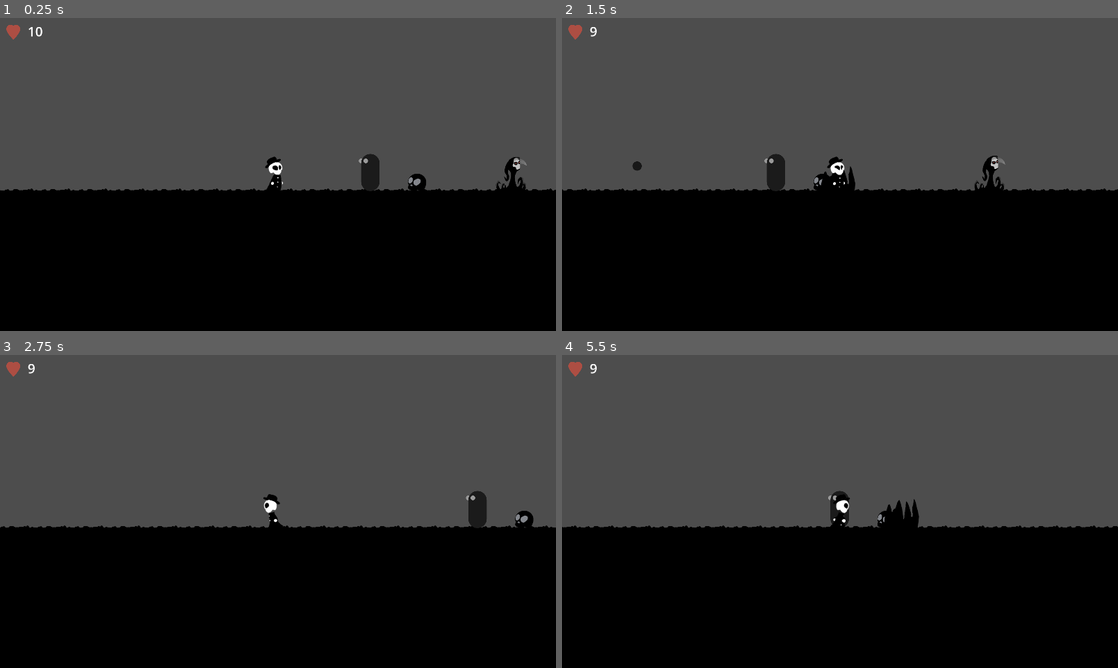
Above: before the commit, frames 1-4 (two rows, left to right).
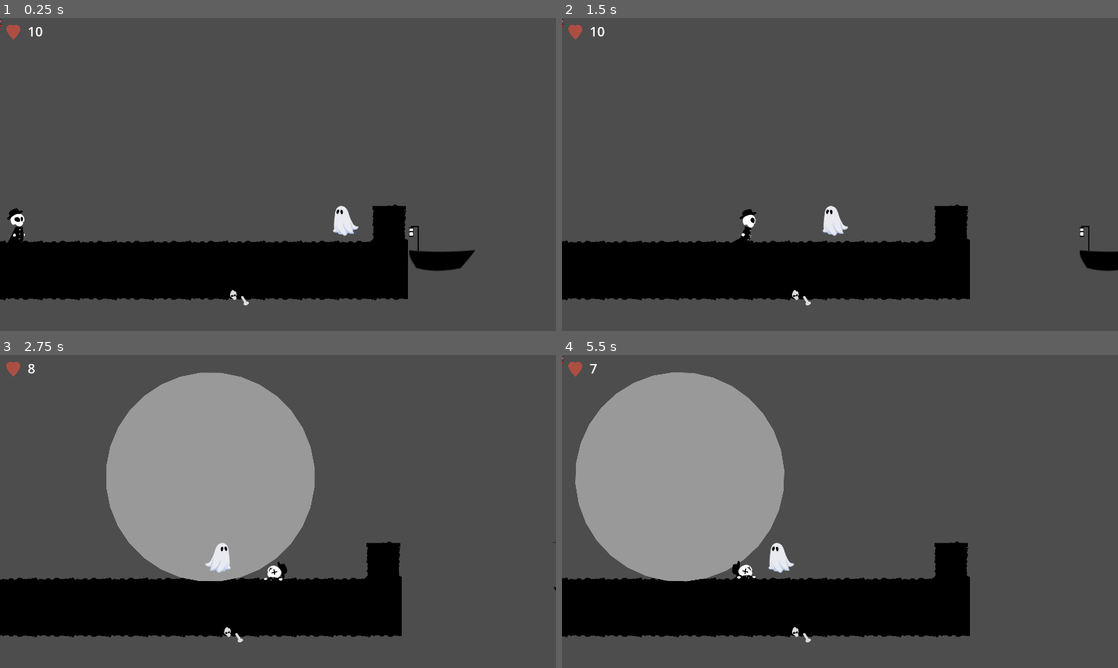
Above: after the commit, the same moments.

Repository: code-langba/you-game
Game: Godot game, scene res://scenes/levels/3.tscn
Same seed, same stepped clock (60 frames per second), same inputs: the game is played once before the commit and once after it. This scene is started directly instead of the project's main scene.
Inputs:
- Up to frame 1 (0.25 s): no input
- Up to frame 2 (1.5 s): tap Enter (ui_accept) at 0.5 s; hold D (move_right) from 0.53 s (still down); tap Space (jump) at 0.77 s
- Up to frame 3 (2.75 s): tap Space (jump) at 1.52 s; release D (move_right) at 2.03 s; hold A (move_left) from 2.03 s (still down)
- Up to frame 4 (5.5 s): release A (move_left) at 2.78 s; hold D (move_right) 2.78-4.28 s; tap Space (jump) at 3.02, 3.77, 4.52 s; hold A (move_left) 4.28-5.03 s; hold D (move_right) from 5.03 s (still down)

The runs differ from the first frame. In frame 1, 31% of the frame differs, in the area x 0-100%, y 0-100%; in frame 2, 32%; in frame 3, 47%; in frame 4, 47%.

Commit message:
adjust player pos

Diff:
--- a/scenes/levels/3.tscn
+++ b/scenes/levels/3.tscn
@@ -229,7 +229,7 @@
 bgm = ExtResource("3_ai0cw")
 
 [node name="Player" parent="." index="0"]
-position = Vector2(7522, -1288)
+position = Vector2(69, 706)
 fall_gravity = 5000
 
 [node name="killzone" parent="." index="1"]
